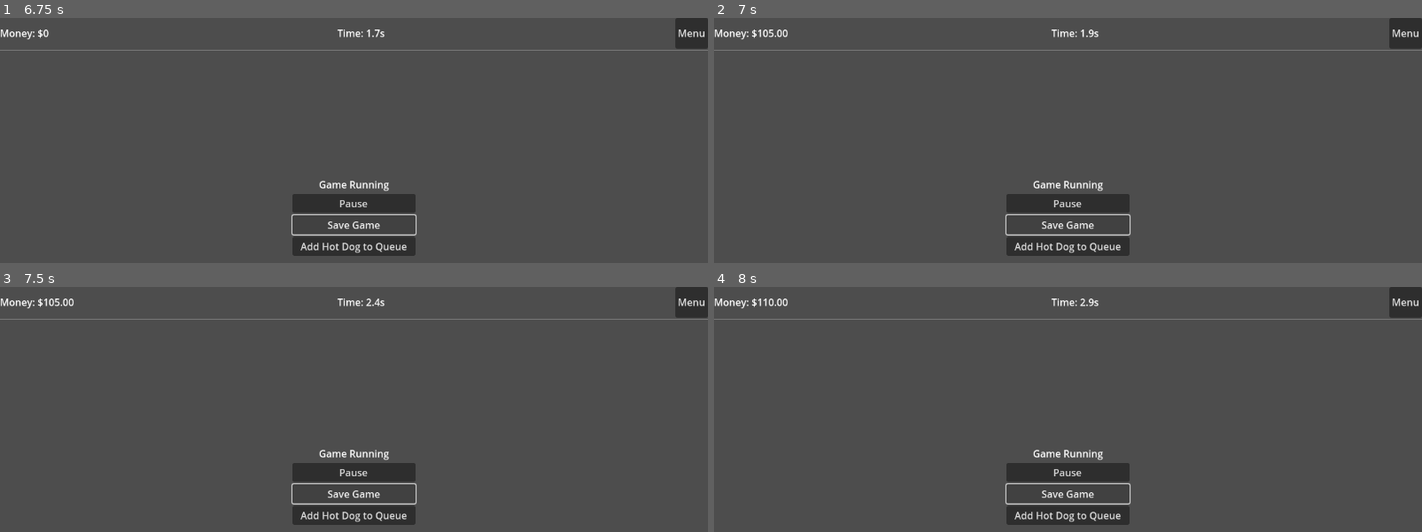
Above: before the commit, frames 1-4 (two rows, left to right).
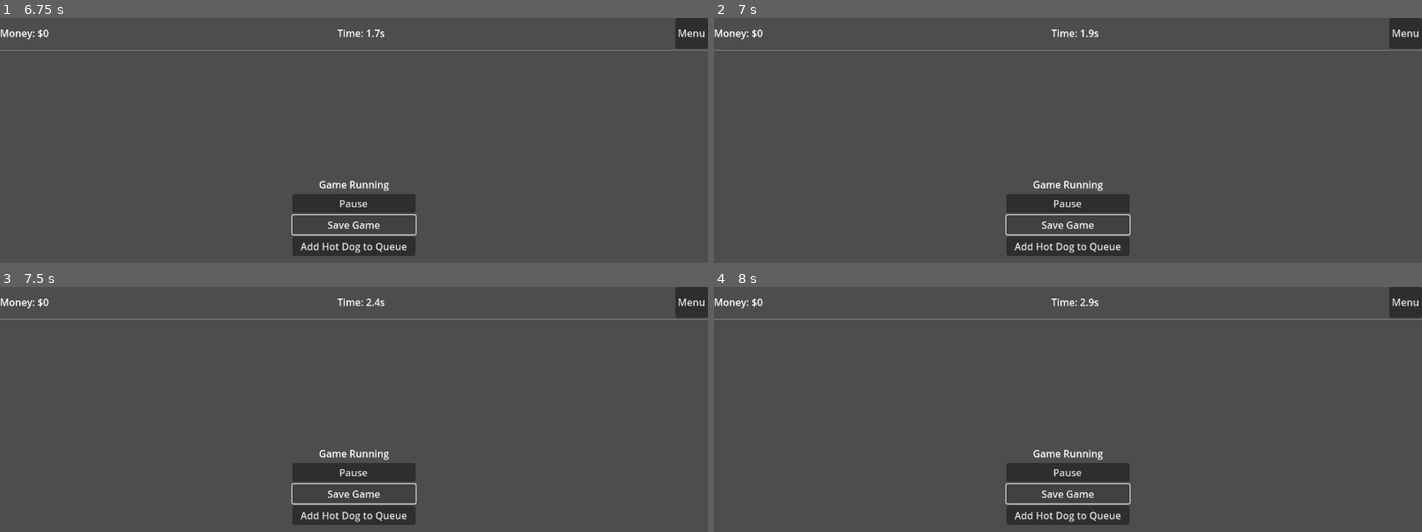
Above: after the commit, the same moments.

Repository: aaronleebrooks/AlienHotDogFoodTruck
Game: Godot game, scene res://scenes/main/main_scene.tscn
Two runs of this game, one before a commit and one after it. Both use one fixed random seed, a clock stepped at 60 frames per second and the inputs below.
Inputs:
- Up to frame 1 (6.75 s): click "Start Game" at 0.5 s; click "Add Hot Dog to Queue" at 1.25 s; click "Add Hot Dog to Queue" at 2 s; click "Add Hot Dog to Queue" at 2.75 s; click "Menu" at 3.5 s; click "Start Game" at 4.25 s; click "Pause" at 5 s; click "Resume" at 5.75 s; click "Save Game" at 6.5 s
- Up to frame 2 (7 s): no input
- Up to frame 3 (7.5 s): no input
- Up to frame 4 (8 s): no input

Frame 1 is identical in both runs. In frame 2, less than 0.1% of the frame differs, in the area x 6-11%, y 4-8%; in frame 3, less than 0.1%; in frame 4, less than 0.1%.

Commit message:
Fix money updating and use % identifiers for cleaner references

Diff:
--- a/scenes/main/main_scene.tscn
+++ b/scenes/main/main_scene.tscn
@@ -14,6 +14,7 @@
 grow_horizontal = 2
 grow_vertical = 2
 script = ExtResource("1_0x0x0")
+unique_name_in_owner = true
 
 [node name="UI" type="Control" parent="."]
 layout_mode = 1
@@ -57,3 +58,4 @@
 [node name="ProductionSystem" parent="Systems" instance=ExtResource("4_0x0x0")]
 
 [node name="EconomySystem" parent="Systems" instance=ExtResource("5_0x0x0")]
+unique_name_in_owner = true
--- a/scripts/systems/production_system.gd
+++ b/scripts/systems/production_system.gd
@@ -55,6 +55,11 @@
 	if current_queue_size < max_queue_size:
 		current_queue_size += 1
 		print("ProductionSystem: Added to queue. Size: %d" % current_queue_size)
+
+		# Start production if not already producing
+		if not is_producing:
+			start_production()
+
 		return true
 	else:
 		queue_full.emit()
--- a/scripts/ui/game_ui.gd
+++ b/scripts/ui/game_ui.gd
@@ -89,8 +89,7 @@
 
 func _connect_to_systems() -> void:
 	"""Connect to systems after they're ready"""
-	var main_scene = get_parent().get_parent()
-	var economy_system = main_scene.get_economy_system()
+	var economy_system = %EconomySystem
 	if economy_system:
 		economy_system.money_changed.connect(_on_money_changed)
 		print("GameUI: Connected to EconomySystem")
@@ -101,7 +100,7 @@
 	"""Handle add hot dog button press"""
 	print("GameUI: Add hot dog pressed")
 	# Emit signal to main scene
-	var main_scene = get_parent().get_parent()
+	var main_scene = %MainScene
 	if main_scene:
 		main_scene.add_hot_dog_to_queue_requested.emit()
 	else:
